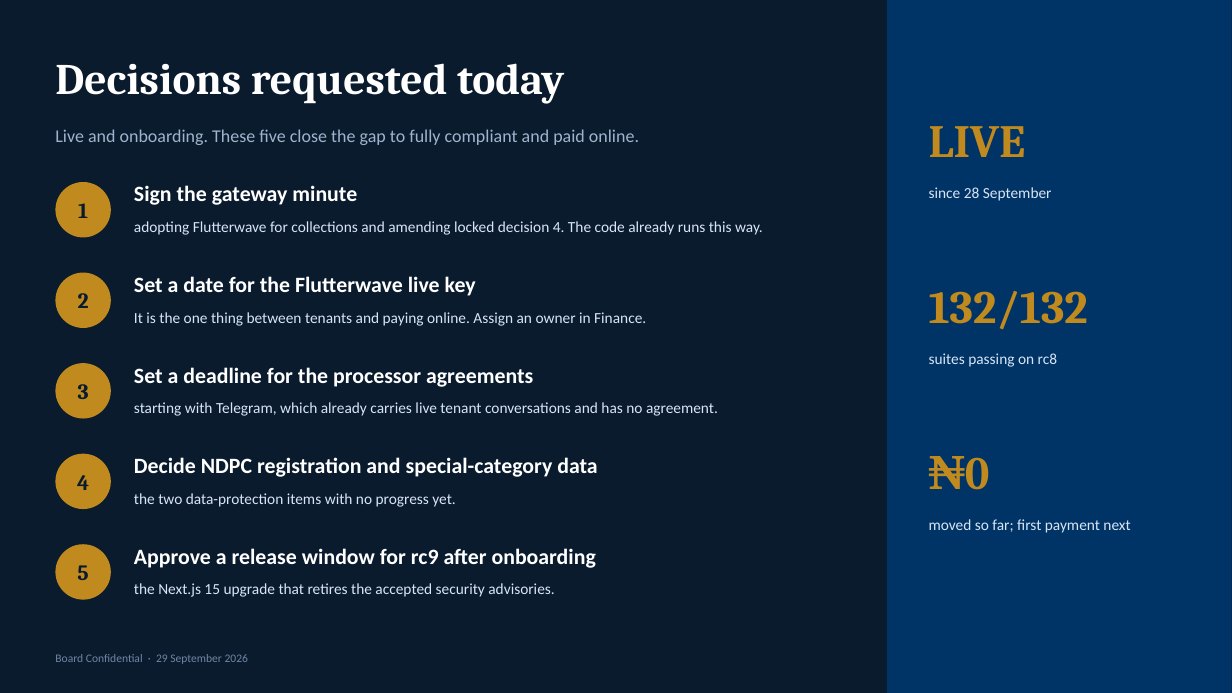
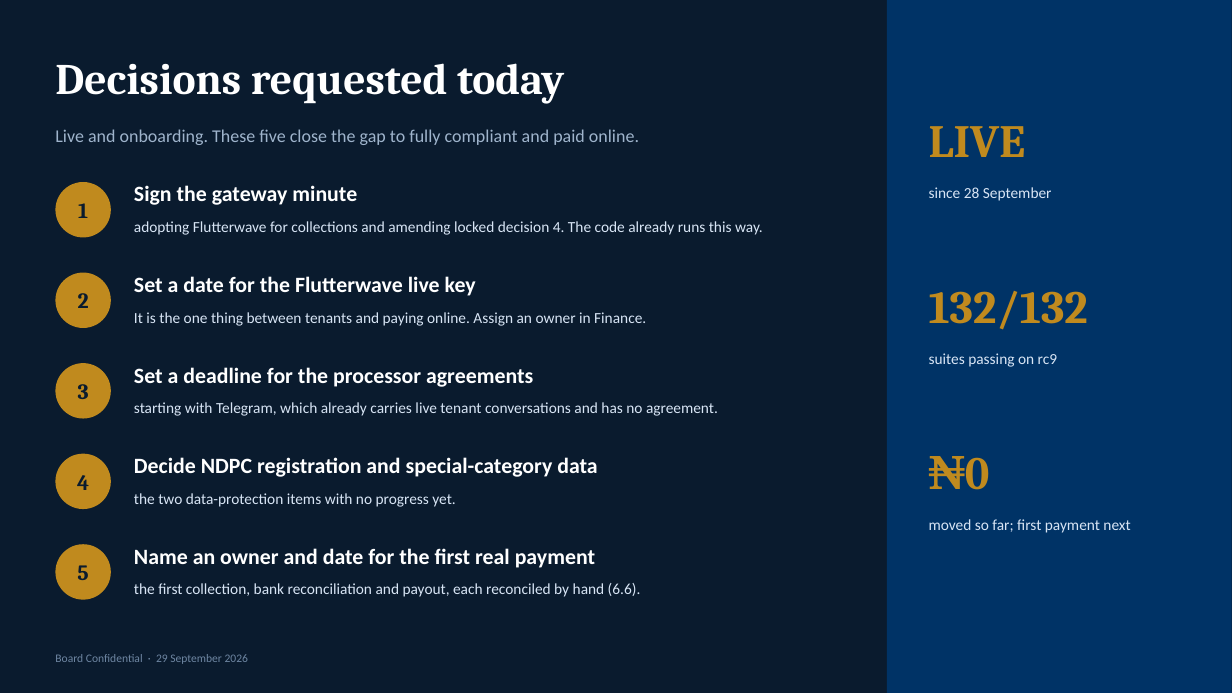
Before and after one commit to tfmlictmgr-collab/oe-group-ipms, a slide deck: slide 40 of docs/OE_Group_Phase1_Progress.UPDATED.v4.pptx. Drawn at 1232x693 pixels with LibreOffice and Linux fonts; fonts in the diff are those of the drawing. Boxes give left, top, right and bottom in pixels: in the first picture for what was removed or moved away, otherwise in the second. Text is boxed around its words. In the diff, an @@ line names an element or a change of style, - is before the commit and + after.

```diff
--- a/docs/OE_Group_Phase1_Progress.UPDATED.v4.pptx
+++ b/docs/OE_Group_Phase1_Progress.UPDATED.v4.pptx
@@ text at (929, 353, 1057, 367): text changed @@
-suites passing on rc8
+suites passing on rc9
@@ text at (134, 548, 595, 568): text changed @@
-Approve a release window for rc9 after onboarding
+Name an owner and date for the first real payment
@@ text at (134, 583, 641, 597): text changed @@
-the Next.js 15 upgrade that retires the accepted security advisories.
+the first collection, bank reconciliation and payout, each reconciled by hand (6.6).
```
Also in this commit, not shown: 7 other slides changed, 1 other file.
